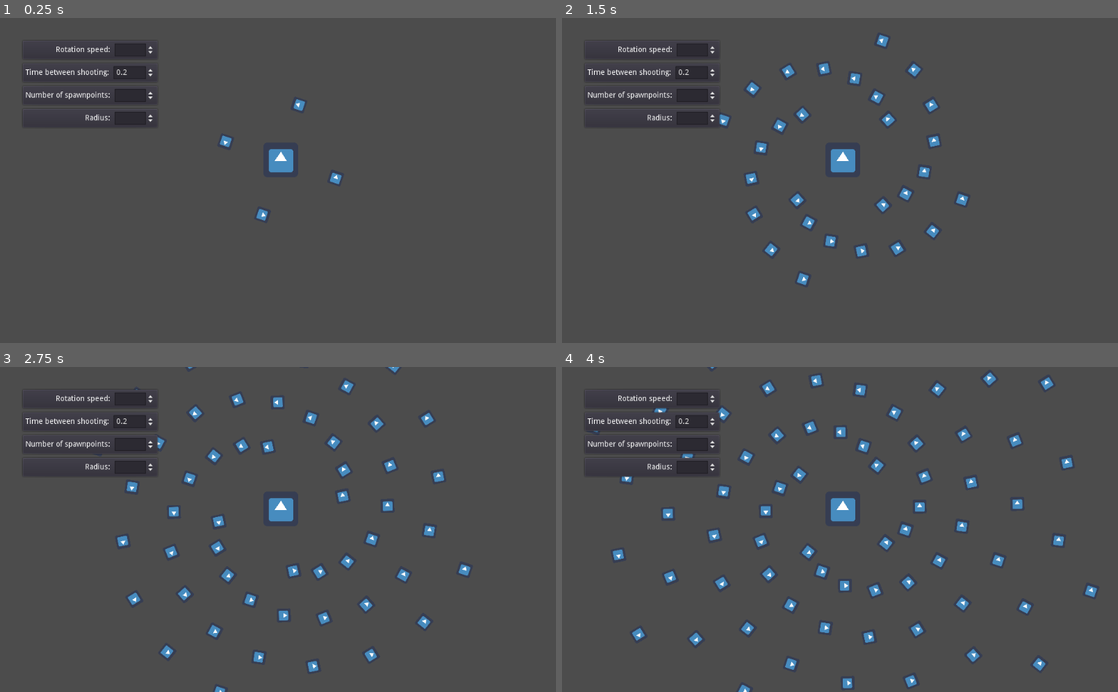
Above: before the commit, frames 1-4 (two rows, left to right).
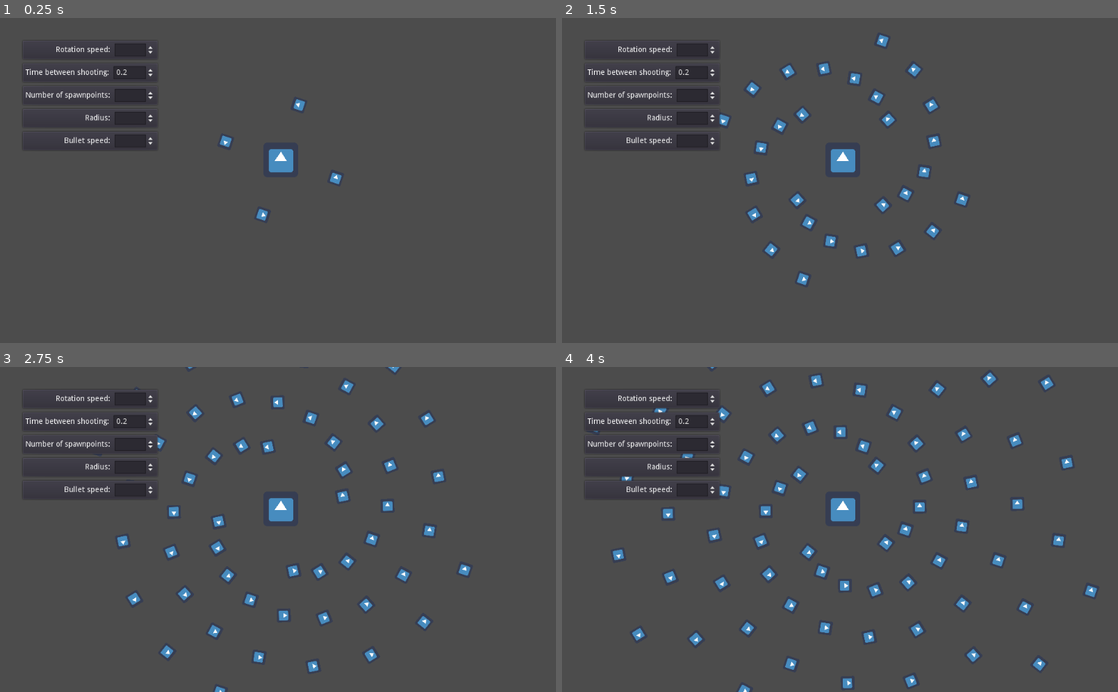
Above: after the commit, the same moments.

Repository: Magesu/mini-jam-100-overload
Game: Godot game, scene res://Main.tscn
The game is run twice, just before and just after one commit, with the same random seed, the same clock (stepped at 60 frames per second) and the same inputs. The engine's default icon, where the game draws it, is replaced by a stand-in: a white triangle on a blue panel in a dark square.
Inputs:
- Up to frame 1 (0.25 s): no input
- Up to frame 2 (1.5 s): hold Right (ui_right) 0.53-1.28 s; hold Down (ui_down) from 1.28 s (still down)
- Up to frame 3 (2.75 s): release Down (ui_down) at 2.03 s; hold Right (ui_right) from 2.03 s (still down)
- Up to frame 4 (4 s): release Right (ui_right) at 2.78 s; hold Up (ui_up) 2.78-3.53 s; hold Left (ui_left) from 3.53 s (still down)

The runs differ from the first frame. In frame 1, 0.3% of the frame differs, in the area x 11-28%, y 35-40%; in frame 2, 0.3%; in frame 3, 0.3%; in frame 4, 0.3%, in the area x 10-29%, y 34-40%.

Commit message:
Added editable bullet speed

Diff:
--- a/Scenes/Debug Menu.tscn
+++ b/Scenes/Debug Menu.tscn
@@ -18,7 +18,7 @@
 margin_left = 40.0
 margin_top = 40.0
 margin_right = 292.0
-margin_bottom = 204.0
+margin_bottom = 246.0
 
 [node name="RotateSpeed" type="PanelContainer" parent="VBoxContainer"]
 margin_right = 252.0
@@ -150,3 +150,37 @@
 __meta__ = {
 "_edit_use_anchors_": false
 }
+
+[node name="BulletSpeed" type="PanelContainer" parent="VBoxContainer"]
+margin_top = 168.0
+margin_right = 252.0
+margin_bottom = 206.0
+
+[node name="HBoxContainer" type="HBoxContainer" parent="VBoxContainer/BulletSpeed"]
+margin_left = 7.0
+margin_top = 7.0
+margin_right = 245.0
+margin_bottom = 31.0
+alignment = 2
+
+[node name="Label" type="Label" parent="VBoxContainer/BulletSpeed/HBoxContainer"]
+margin_left = 71.0
+margin_top = 5.0
+margin_right = 160.0
+margin_bottom = 19.0
+text = "Bullet speed: "
+align = 2
+
+[node name="BulletSpeedBox" type="SpinBox" parent="VBoxContainer/BulletSpeed/HBoxContainer"]
+margin_left = 164.0
+margin_right = 238.0
+margin_bottom = 24.0
+size_flags_horizontal = 9
+size_flags_vertical = 3
+min_value = -1000.0
+max_value = 1000.0
+value = 100.0
+rounded = true
+__meta__ = {
+"_edit_use_anchors_": false
+}
--- a/Scenes/Scripts/Debug Menu.gd
+++ b/Scenes/Scripts/Debug Menu.gd
@@ -9,6 +9,7 @@
 onready var timer_wait_time_spin_box = get_node("VBoxContainer/TimerWaitTime/HBoxContainer/TimerWaitTimeSpinBox")
 onready var spawnpoint_number_spin_box = get_node("VBoxContainer/SpawnpointNumber/HBoxContainer/SpawnpointNumberSpinBox")
 onready var radius_spin_box = get_node("VBoxContainer/Radius/HBoxContainer/RadiusSpinBox")
+onready var bullet_speed_spin_box = get_node("VBoxContainer/BulletSpeed/HBoxContainer/BulletSpeedBox")
 
 # Called when the node enters the scene tree for the first time.
 func _ready():
@@ -16,6 +17,7 @@
 	timer_wait_time_spin_box.connect("value_changed",main,"_on_TimerWaitTimeSpinBox_value_changed")
 	spawnpoint_number_spin_box.connect("value_changed",main,"_on_SpawnpointNumberSpinBox_value_changed")
 	radius_spin_box.connect("value_changed",main,"_on_RadiusSpinBox_value_changed")
+	bullet_speed_spin_box.connect("value_changed",main,"_on_BulletSpeedSpinBox_value_changed")
 
 
 # Called every frame. 'delta' is the elapsed time since the previous frame.
--- a/Scenes/Scripts/Enemy.gd
+++ b/Scenes/Scripts/Enemy.gd
@@ -6,6 +6,7 @@
 export var shoot_timer_wait_time = 0.2
 export var spawnpoint_count = 4
 export var radius = 100
+export var bullet_speed = 100
 
 # Nodes
 onready var shoot_timer = $ShootTimer
@@ -47,6 +48,7 @@
 		var bullet = bullet_scene.instance()
 		bullet.position = child.global_position
 		bullet.rotation = child.global_rotation
+		bullet.speed = bullet_speed
 		get_tree().get_root().add_child(bullet)
 
 func update():
--- a/Scenes/Scripts/Main.gd
+++ b/Scenes/Scripts/Main.gd
@@ -35,3 +35,7 @@
 func _on_RadiusSpinBox_value_changed(value):
 	enemy.radius = value
 	enemy.update()
+
+func _on_BulletSpeedSpinBox_value_changed(value):
+	enemy.bullet_speed = value
+	enemy.update()
